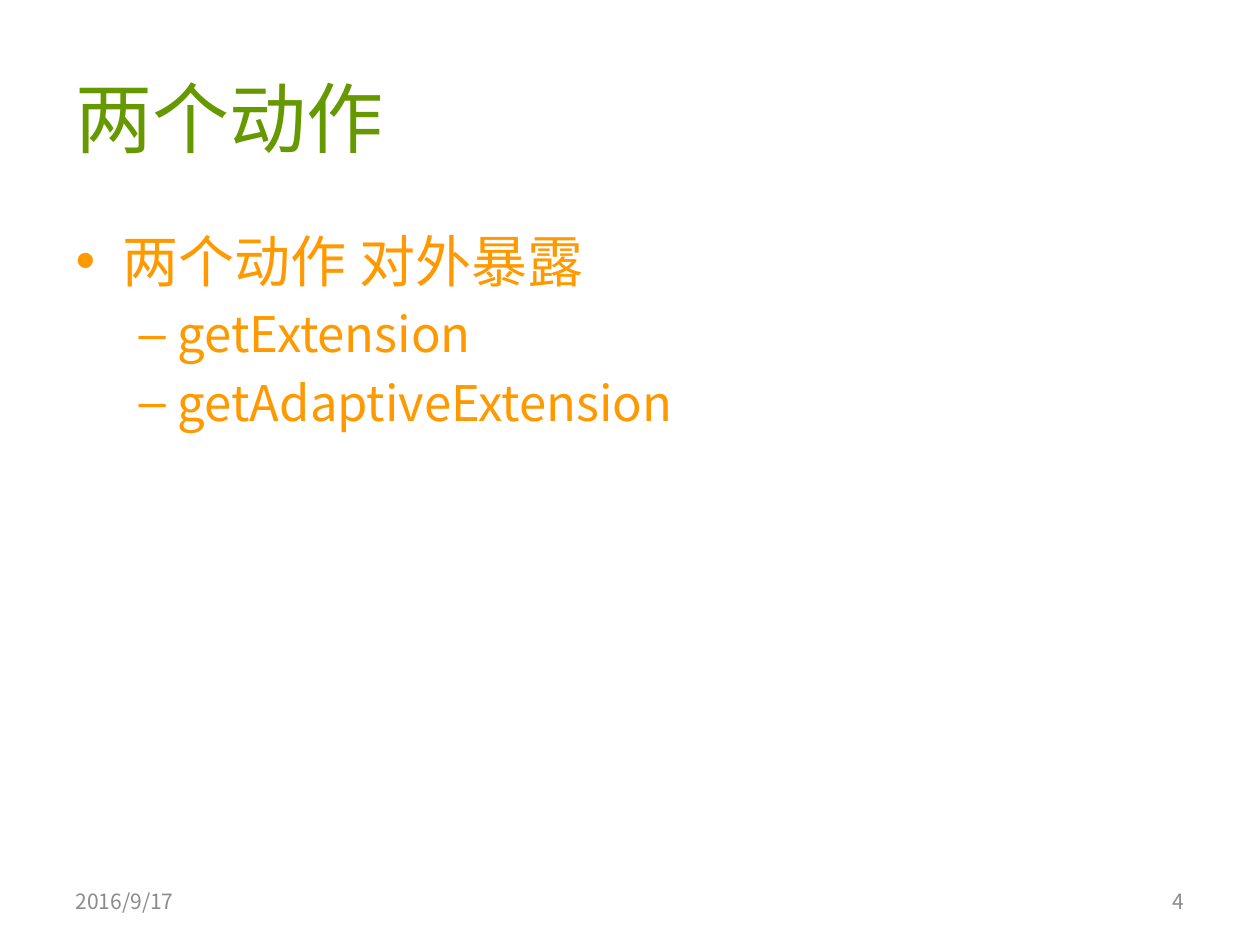
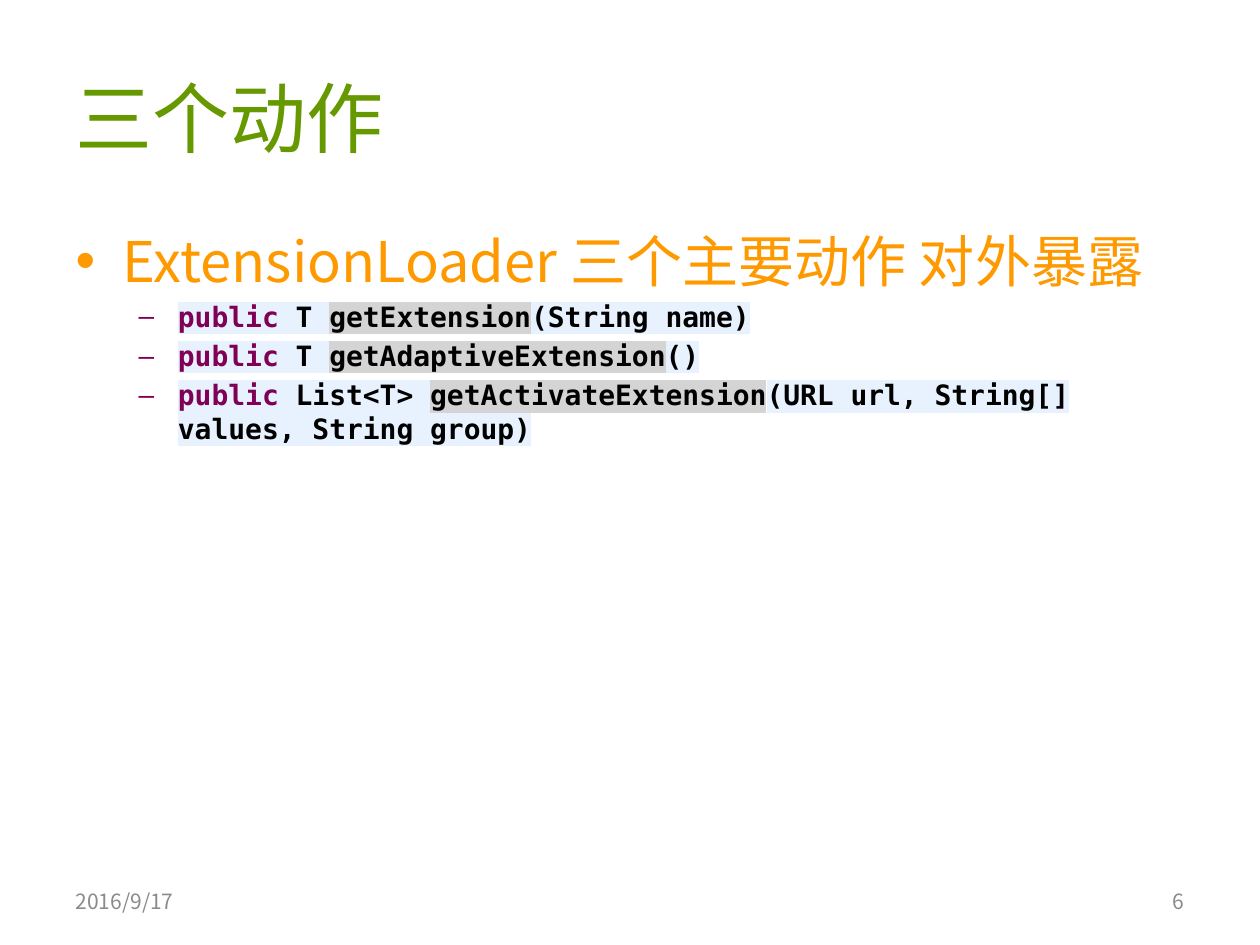
Before and after one commit to AmarRocks/demo, a slide deck: slide 6 of 04.dubbo_demo/document/dubbo源码分析3-扩展点.pptx (slide 4 before the commit). Drawn at 1260x945 pixels with LibreOffice and Linux fonts; fonts in the diff are those of the drawing. Boxes give left, top, right and bottom in pixels: in the first picture for what was removed or moved away, otherwise in the second. Text is boxed around its words. In the diff, an @@ line names an element or a change of style, - is before the commit and + after.

```diff
--- a/04.dubbo_demo/document/dubbo源码分析3-扩展点.pptx
+++ b/04.dubbo_demo/document/dubbo源码分析3-扩展点.pptx
@@ title at [76, 82, 384, 153]: text changed @@
-两个动作
+三个动作
@@ text at [123, 235, 1143, 445]: text changed; size 28 to 16 pt; font Noto Sans CJK SC to DejaVu Sans Mono; text colour #FF9900 to #000000; bold on @@
-• 两个动作 对外暴露
-  – getExtension
-  – getAdaptiveExtension
+• ExtensionLoader 三个主要动作 对外暴露
+  – public T getExtension(String name)
+  – public T getAdaptiveExtension()
+  – public List<T> getActivateExtension(URL url, String[] values, String group)
@@ page number at [1173, 893, 1185, 909]: text changed @@
-4
+6
```
Also in this commit, not shown: 2 other slides changed, 4 slides added, 3 other files.
